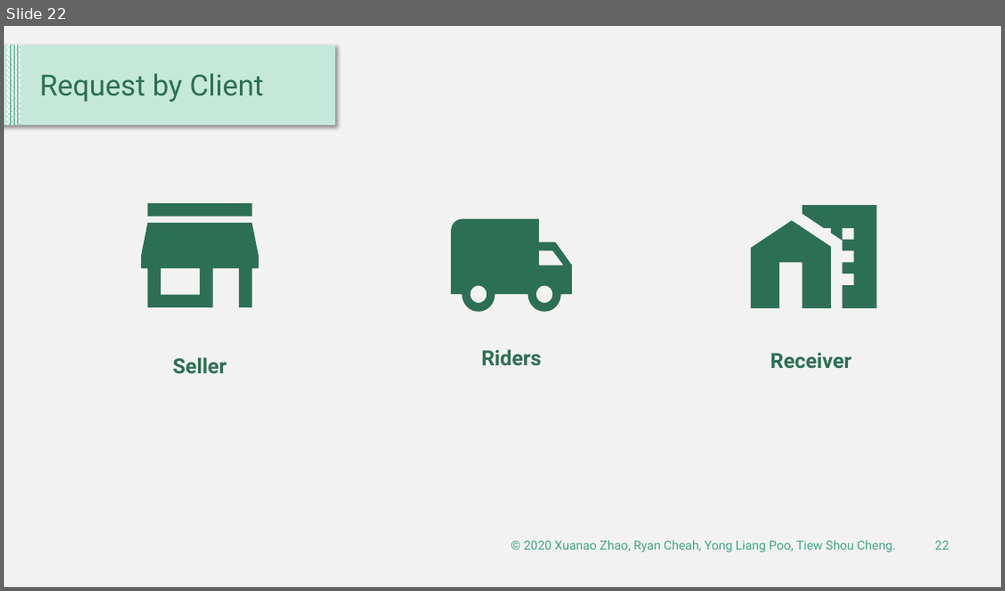
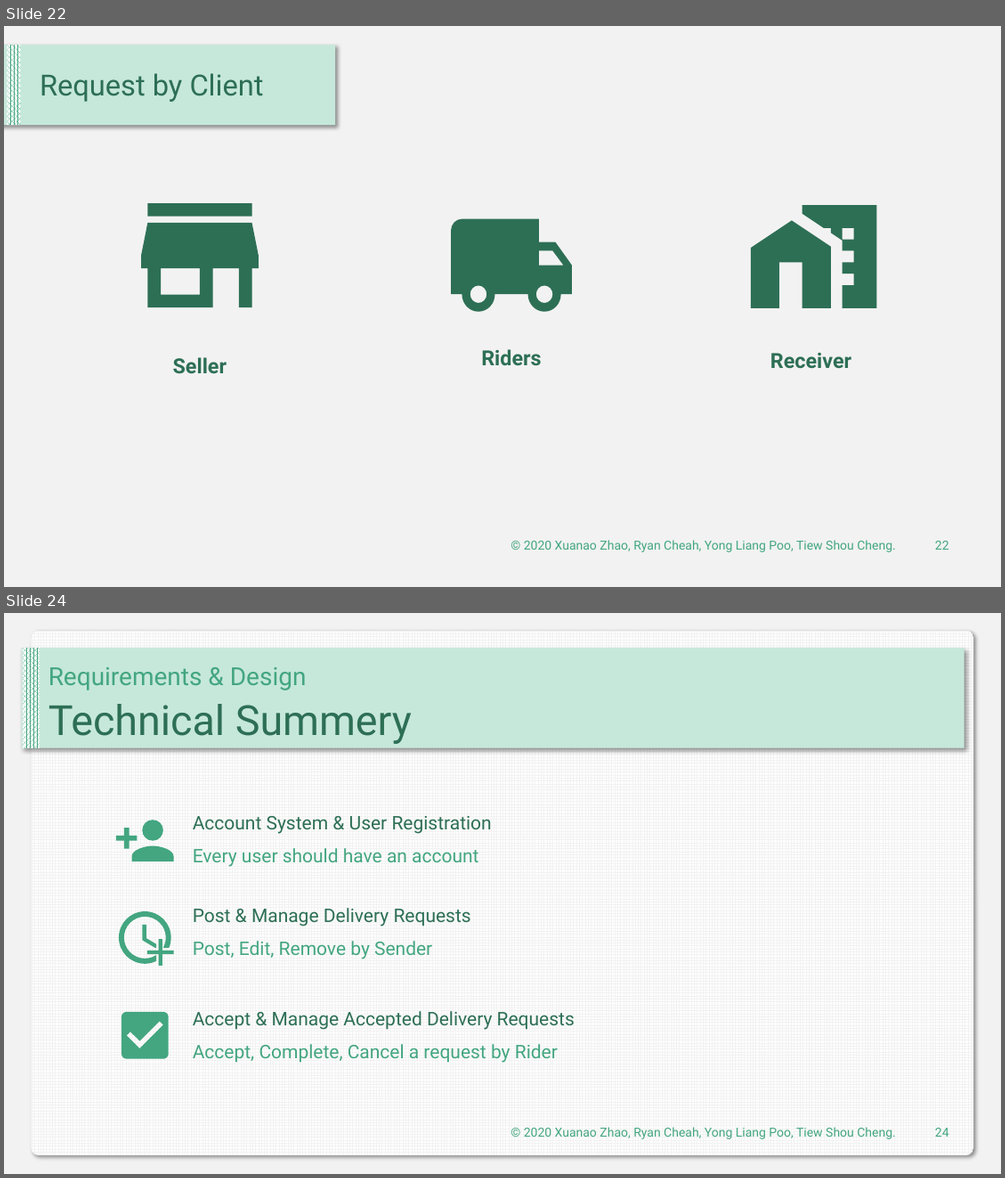
Before and after one commit to DIT202003G1/SAD-Assignment, a slide deck: Presentaion.pptx. Shown one above the other, each under a label of ours: slide 22 before the commit, slides 22 and 24 after it; the slides between them are not shown. The pictures are 1005x591 and 1005x1178 pixels, drawn with LibreOffice and Linux fonts; fonts in the diff are those of the drawing. Boxes give left, top, right and bottom in pixels: in the first picture for what was removed or moved away, otherwise in the second. Text is boxed around its words. In the diff, an @@ line names an element or a change of style, - is before the commit and + after.

```diff
--- a/Presentaion.pptx
+++ b/Presentaion.pptx
@@ slide 24 added at box(4, 613, 1001, 1174), background #F2F2F2 @@
@@ rounded rectangle added at box(31, 630, 974, 1154), fill pattern #F2F2F2 on #FFFFFF @@
@@ rectangle added at box(22, 648, 965, 748), fill #C6E8DB @@
@@ rectangle added at box(23, 648, 40, 748), fill pattern #43A680 on #FFFFFF @@
@@ text added at box(48, 667, 307, 690), 24 pt, text #43A680 @@
+Requirements & Design
@@ text added at box(48, 704, 412, 744), 40 pt, text #2D6F55 @@
+Technical Summery
@@ freeform shape added at box(116, 819, 174, 861), fill #43A680 @@
@@ text added at box(193, 816, 492, 834), 18 pt, text #2D6F55 @@
+Account System & User Registration
@@ text added at box(193, 848, 478, 867), 18 pt, text #43A680 @@
+Every user should have an account
@@ freeform shape added at box(119, 911, 171, 964), fill #43A680 @@
@@ freeform shape added at box(142, 925, 156, 948), fill #43A680 @@
@@ text added at box(193, 908, 471, 926), 18 pt, text #2D6F55 @@
+Post & Manage Delivery Requests
@@ freeform shape added at box(146, 939, 173, 965), fill #43A680 @@
@@ text added at box(193, 941, 432, 959), 18 pt, text #43A680 @@
+Post, Edit, Remove by Sender
@@ freeform shape added at box(121, 1012, 169, 1059), fill #43A680 @@
@@ text added at box(193, 1011, 574, 1030), 18 pt, text #2D6F55 @@
+Accept & Manage Accepted Delivery Requests
@@ text added at box(193, 1044, 558, 1062), 18 pt, text #43A680 @@
+Accept, Complete, Cancel a request by Rider
@@ text added at box(524, 1127, 895, 1139), 12 pt, text #43A680 @@
+© 2020 Xuanao Zhao, Ryan Cheah, Yong Liang Poo, Tiew Shou Cheng.
@@ page number added at box(935, 1127, 949, 1136), 12 pt, text #43A680 @@
+24
```
Also in this commit, not shown: 5 slides changed, 25 other slides added.
